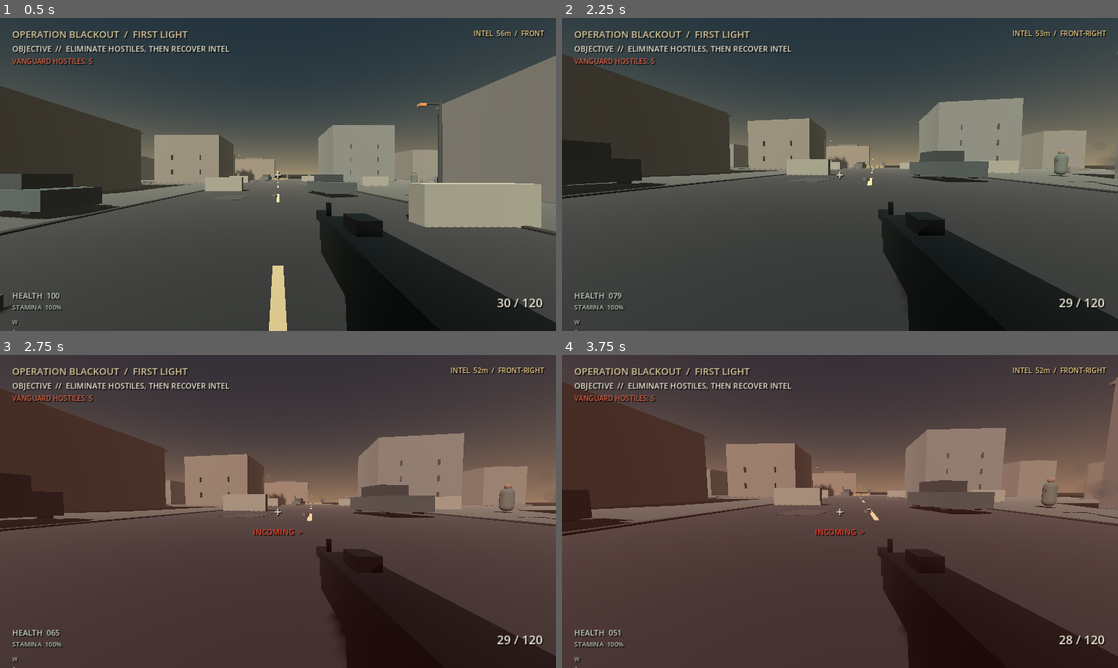
Above: before the commit, frames 1-4 (two rows, left to right).
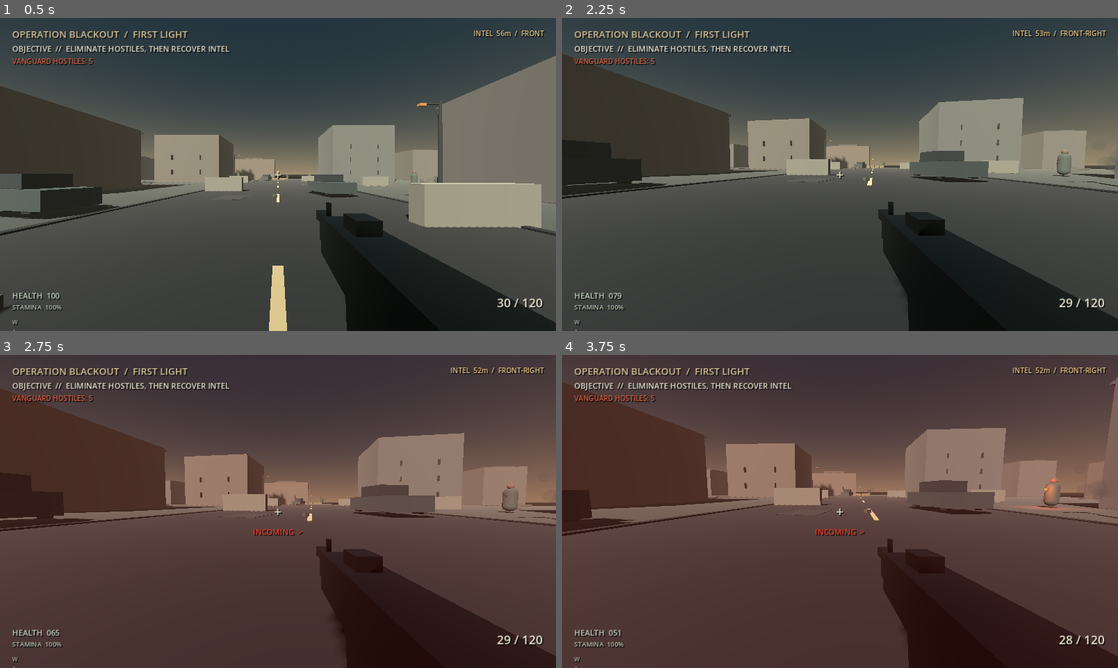
Above: after the commit, the same moments.

Repository: Liladizilla/operation-blackout
Game: Godot game, scene res://scenes/main.tscn
Same seed, same stepped clock (60 frames per second), same inputs: the game is played once before the commit and once after it.
Inputs (mouse positions are in pixels of both pictures, inside the frame that each line leads up to):
- Up to frame 1 (0.5 s): no input
- Up to frame 2 (2.25 s): tap Enter at 0.5 s; move the mouse to (834, 180) at 0.52 s; hold W (move_forward) from 0.53 s (still down); tap Ctrl (crouch) at 0.6 s; click (834, 180) at 0.67 s; tap Space (jump) at 0.77, 1.52 s; move the mouse to (878, 177) at 1.27 s; tap F (interact) at 1.35 s; move the mouse to (795, 171) at 2.02 s; tap Z (prone) at 2.1 s
- Up to frame 3 (2.75 s): keep holding W (move_forward)
- Up to frame 4 (3.75 s): move the mouse to (845, 511) at 2.77 s; release W (move_forward) at 2.78 s; hold A (move_left) 2.78-3.53 s; tap Shift (sprint) at 2.85 s; click (845, 511) at 2.92 s; tap Space (jump) at 3.02 s; move the mouse to (817, 505) at 3.52 s; hold W (move_forward) from 3.53 s (still down); tap Ctrl (crouch) at 3.6 s

Frame 1 is identical in both runs. In frame 2, less than 0.1% of the frame differs, in the area x 87-92%, y 42-51%; in frame 3, 0.1%; in frame 4, 0.3%, in the area x 81-93%, y 39-50%.

Commit message:
Expand hostile cover choices across the outer district

Diff:
--- a/scripts/enemy.gd
+++ b/scripts/enemy.gd
@@ -246,7 +246,15 @@
         Vector3(-2, 0, -30.2),
         Vector3(-28.5, 0, -24), Vector3(-28.5, 0, -12),
         Vector3(-28.5, 0, 0), Vector3(-28.5, 0, 12),
-        Vector3(-28.5, 0, 24)
+        Vector3(-28.5, 0, 24),
+        Vector3(-22.0, 0, -29.0), Vector3(-22.0, 0, -15.0),
+        Vector3(-22.0, 0, -1.0), Vector3(-22.0, 0, 13.0),
+        Vector3(-22.0, 0, 27.0), Vector3(22.0, 0, -29.0),
+        Vector3(22.0, 0, -15.0), Vector3(22.0, 0, -1.0),
+        Vector3(22.0, 0, 13.0), Vector3(22.0, 0, 27.0),
+        Vector3(28.5, 0, -24.0), Vector3(28.5, 0, -12.0),
+        Vector3(28.5, 0, 0.0), Vector3(28.5, 0, 12.0),
+        Vector3(28.5, 0, 24.0)
     ]
     var best := global_position
     var best_score := -INF
